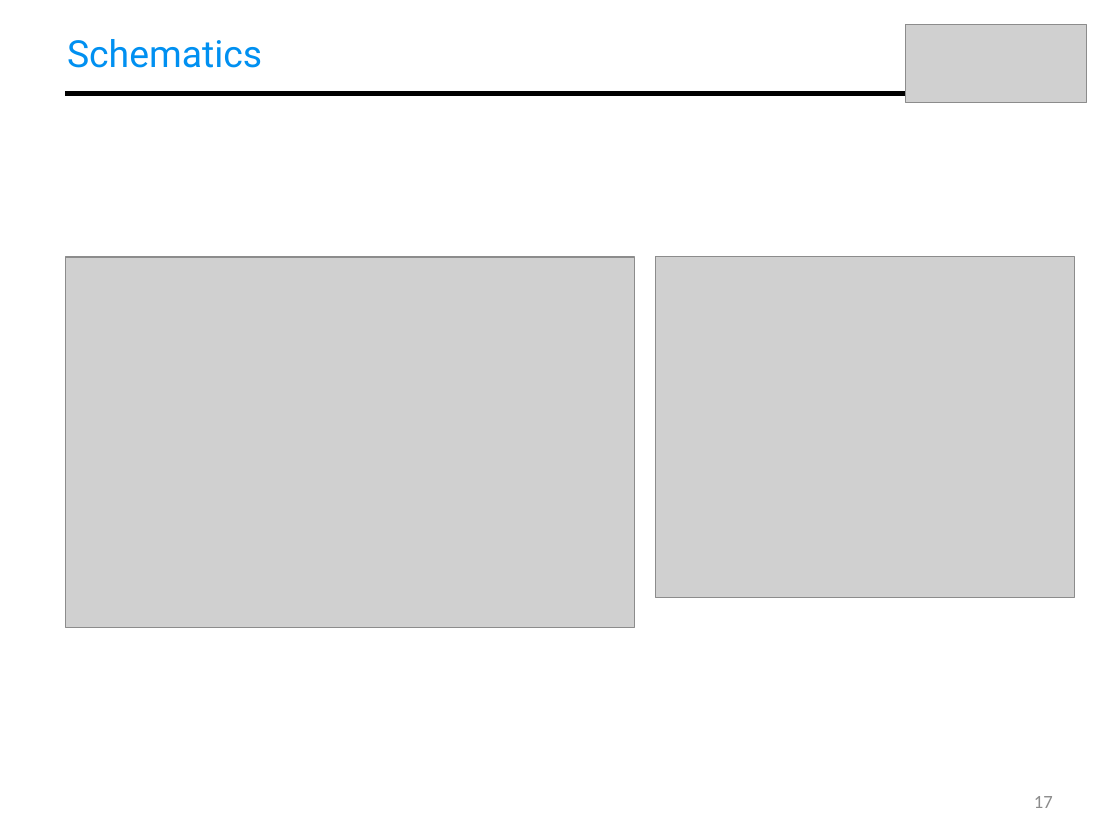
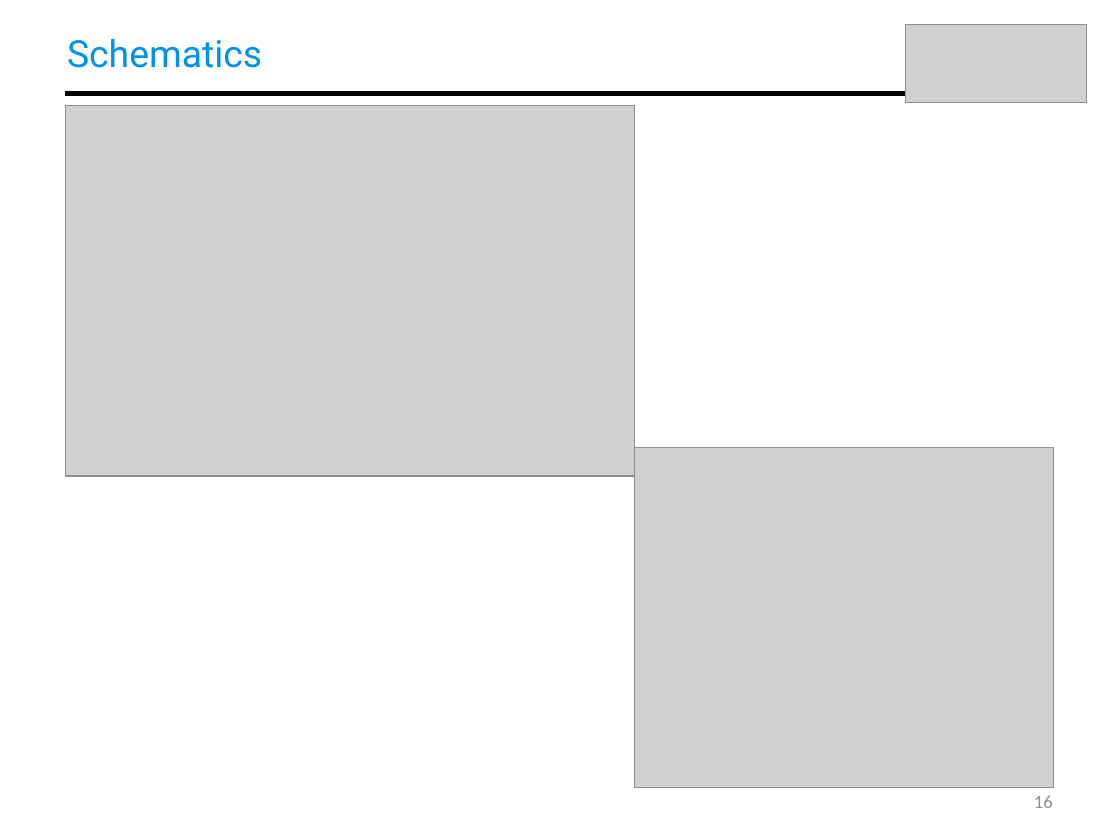
Before and after one commit to dfrister/Practicum2014, a slide deck: slide 16 of Presentation/T04_Presentation.pptx (slide 17 before the commit). Drawn at 1120x840 pixels with LibreOffice and Linux fonts; fonts in the diff are those of the drawing; grey boxes stand for pictures. Boxes give left, top, right and bottom in pixels: in the first picture for what was removed or moved away, otherwise in the second. Text is boxed around its words. In the diff, an @@ line names an element or a change of style, - is before the commit and + after.

Commit message:
noah again!

```diff
--- a/Presentation/T04_Presentation.pptx
+++ b/Presentation/T04_Presentation.pptx
@@ picture: place and size @@
-picture at (65,256,634,627)
+picture at (65,105,634,476)
@@ picture: place and size @@
-picture at (655,256,1074,597)
+picture at (635,448,1054,788)
@@ page number at (1034,795,1053,808): text changed @@
-17
+16
```
